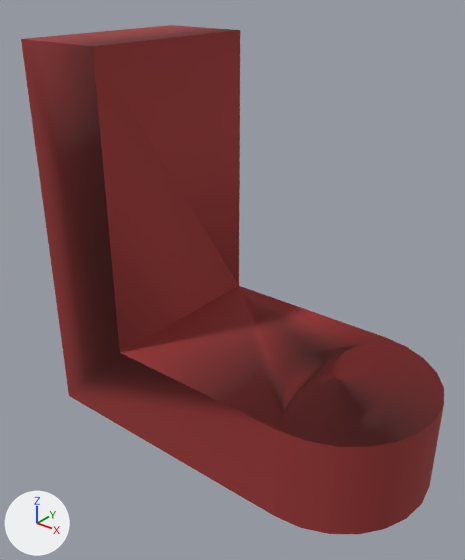
Renders of the COLLADA model vr/objetos/p128d.dae from each side of a commit.
The view is the same before and after, from a 50 mm camera at (1.73, -2.38, 1.37) aimed at (-0.06, -0.13, -0.03). Every picture has the same lights, and +X, +Y and +Z are marked at lower left. The first picture is the older version. Vertices at exactly the same position are counted once.

The first picture shows 'SketchUp'.
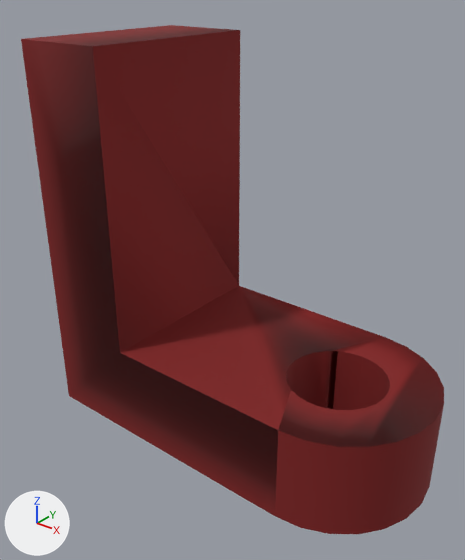
Boxes (x1, y1, x2, y2) around the edits, measured in the pictures (465 x 560 px):
'SketchUp', recoloured, reshaped
    both: (21, 25, 444, 534)
part 1 of me_sketchup, deleted (red)
    before: (286, 351, 390, 410)

The change, as a diff of the scene's bpy script:
```diff
--- a/vr/objetos/p128d.dae.py
+++ b/vr/objetos/p128d.dae.py
@@ mat_color_a03 @@
 mat_color_a03 = principled_material('Color_A03')
-mat_color_a03.base_color = (0.319, 0.0331, 0.0331)  # red #993333
+mat_color_a03.base_color = (0.214, 0.01, 0.01)  # red #7f1919
 mat_color_a03.roughness = 0.9
@@ me_sketchup @@
 # used by ob_sketchup; location = (0.0, 0.0, 0.0)
-me_sketchup.from_pydata(...)  # 82 vertices, 186 faces; spans x -1.0..1.0, y -0.52..0.48, z -0.93..1.07
+me_sketchup.from_pydata(...)  # 82 vertices, 164 faces; spans x -1.0..1.0, y -0.52..0.48, z -0.93..1.07
+# me_sketchup part 1
+# 22 faces are deleted
 me_sketchup.materials.append(mat_color_a03)
```
